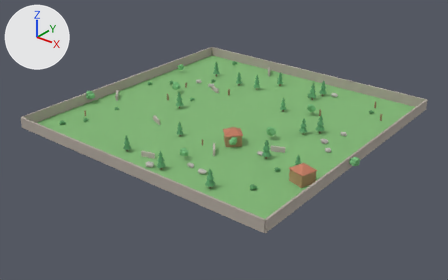
One commit to the glTF model output/godot-project/assets/map.glb: the scene before it, then after it.
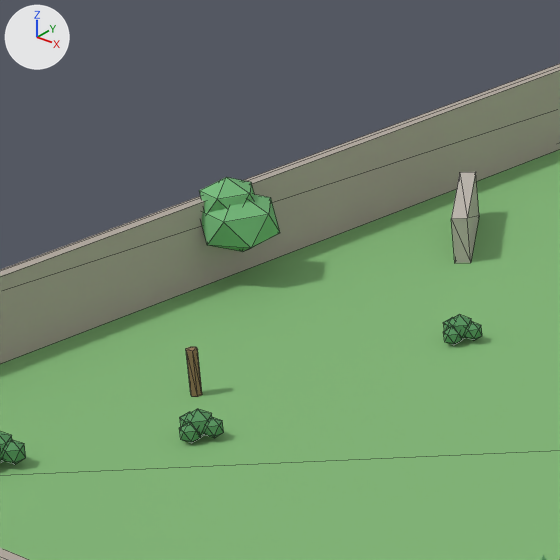
The first picture shows the older version from a 50 mm camera at (98.0, -125.4, 70.2) aimed at (1.2, -4.4, -4.8). The close-ups show the older and then the newer version on the part from 14% to 29% of the width and 25% to 48% of the height of that picture. Only the edits that show in the close-ups are written down. Every picture has the same lights, and +X, +Y and +Z are marked at upper left. The close-ups show mesh edges as thin lines. Where no turn or scale is listed for an object, it has been applied to the vertices.

Names of what the first close-up shows: 'Ground', 'LowWall.006', 'TreeB_Crown.008', 'TreeB_Crown.009', 'Wall_W' and 12 more.
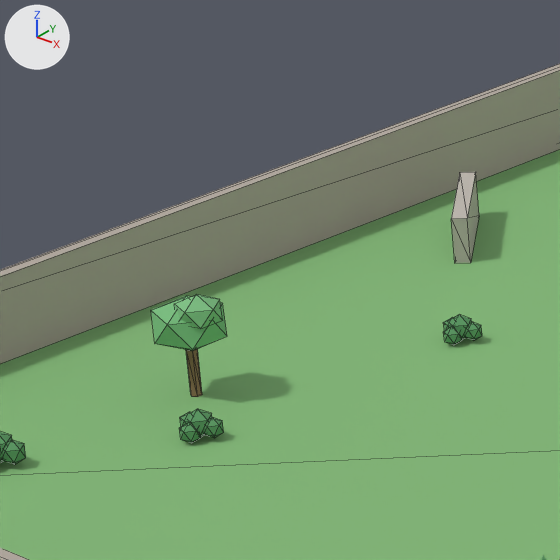
Boxes (x1, y1, x2, y2) around the edits, measured in the close-ups (560 x 560 px):
```json
{"object": "TreeB_Crown.008", "change": "deleted", "before": [201, 194, 280, 252], "on screen": "green"}
{"object": "TreeB_Crown1.002", "change": "added", "after": [151, 296, 227, 351], "on screen": "green"}
{"object": "TreeB_Crown.009", "change": "deleted", "before": [199, 177, 254, 212], "on screen": "green"}
{"object": "TreeB_Crown2.002", "change": "added", "after": [174, 294, 222, 329], "on screen": "green"}
```

The change, as JSON lines over the scene's bpy script:
```json
{"op": "add", "block": "mat_leaf2b", "code": ["mat_leaf2b = principled_material('Leaf2b')", "mat_leaf2b.base_color = (0.2, 0.52, 0.22)  # green #7cbf81", "mat_leaf2b.roughness = 0.85"]}
{"op": "add", "block": "me_icosphere_005_1", "code": ["me_icosphere_005_1 = bpy.data.meshes.new('Icosphere.005')", "me_icosphere_005_1.from_pydata(...)  # an icosphere of 20 faces spanning x -32.87..-31.33, y -25.14..-23.68, z 2.46..3.71", "me_icosphere_005_1.materials.append(mat_leaf2b)  # green #7cbf81"]}
{"op": "add", "block": "me_icosphere_004_1", "code": ["me_icosphere_004_1 = bpy.data.meshes.new('Icosphere.004')", "me_icosphere_004_1.from_pydata(...)  # an icosphere of 20 faces spanning x -33.86..-31.42, y -25.57..-23.25, z 1.56..3.52", "me_icosphere_004_1.materials.append(mat_leaf2)  # green #76bc7c"]}
{"op": "remove", "block": "ob_treeb_crown_008", "code": ["ob_treeb_crown_008 = bpy.data.objects.new('TreeB_Crown.008', me_icosphere_008)", "ob_treeb_crown_008.location = (0.0, 0.0, 0.0)"]}
{"op": "remove", "block": "ob_treeb_crown_009", "code": ["ob_treeb_crown_009 = bpy.data.objects.new('TreeB_Crown.009', me_icosphere_009)", "ob_treeb_crown_009.location = (0.0, 0.0, 0.0)"]}
{"op": "add", "block": "ob_treeb_crown2_002", "code": ["ob_treeb_crown2_002 = bpy.data.objects.new('TreeB_Crown2.002', me_icosphere_005_1)", "ob_treeb_crown2_002.location = (0.0, 0.0, 0.0)"]}
{"op": "add", "block": "ob_treeb_crown1_002", "code": ["ob_treeb_crown1_002 = bpy.data.objects.new('TreeB_Crown1.002', me_icosphere_004_1)", "ob_treeb_crown1_002.location = (0.0, 0.0, 0.0)"]}
```
